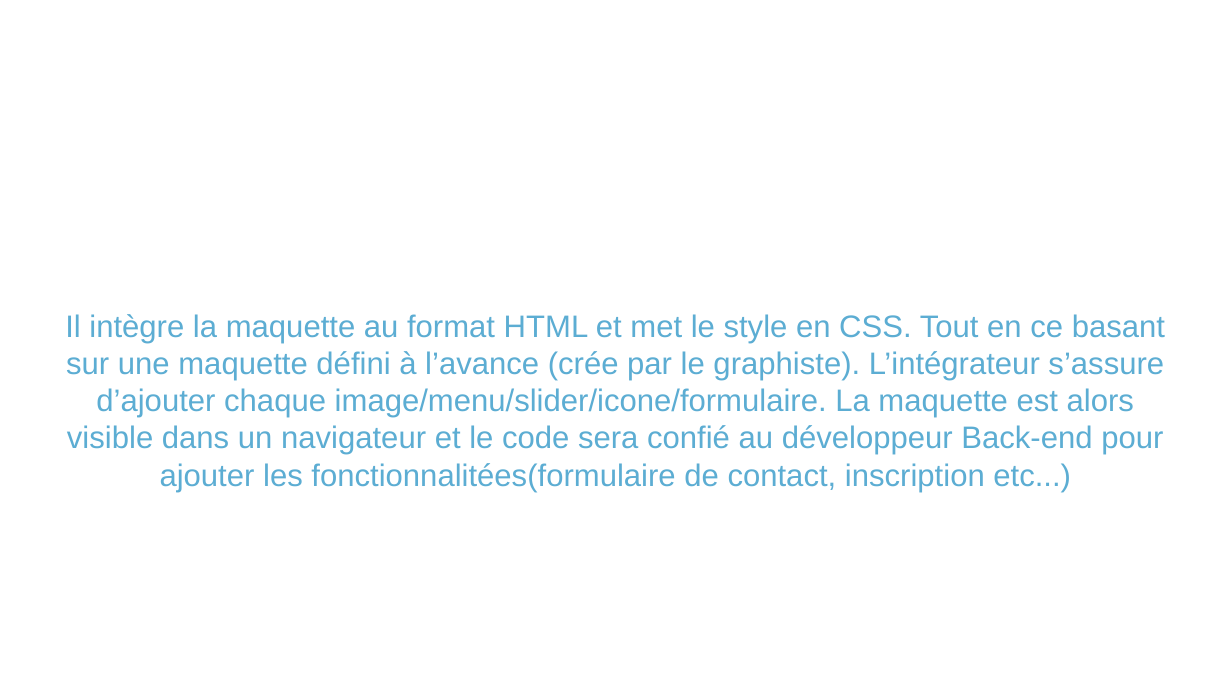
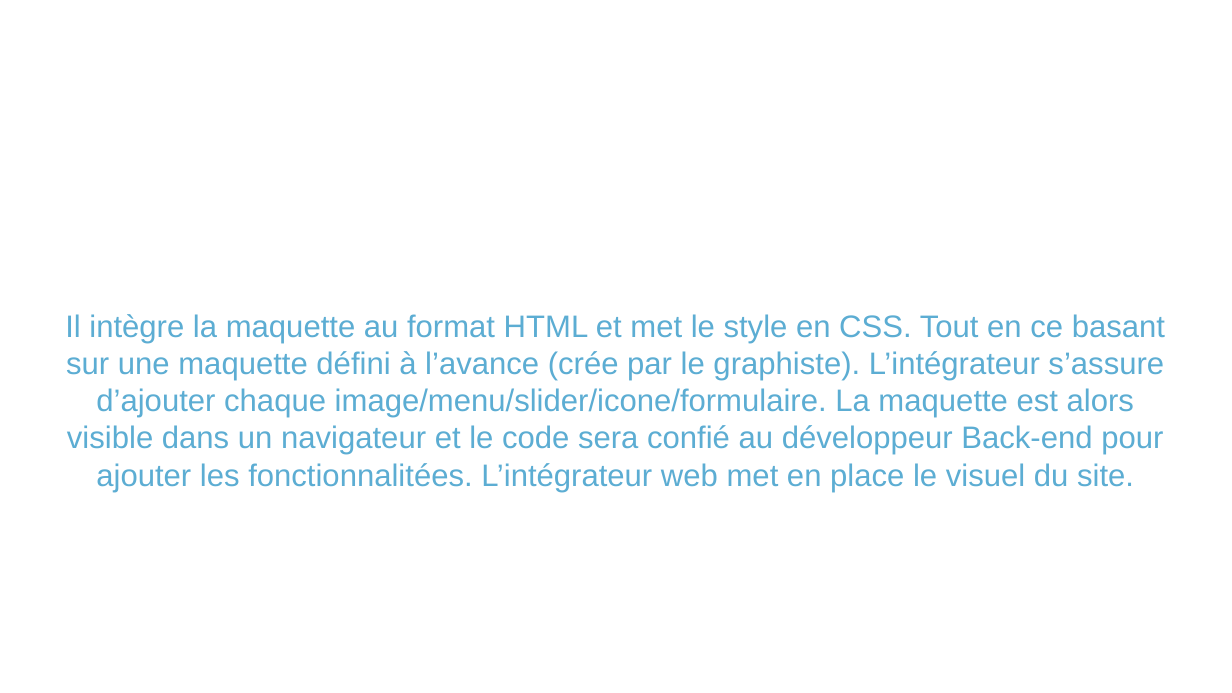
Before and after one commit to anais0210/projet1_openClassRooms, a slide deck: slide 1 of doc/projet1-presentation.odp. Drawn at 1232x693 pixels with LibreOffice and Linux fonts; fonts in the diff are those of the drawing; background and template pictures are left out. Boxes give left, top, right and bottom in pixels: in the first picture for what was removed or moved away, otherwise in the second. Text is boxed around its words. In the diff, an @@ line names an element or a change of style, - is before the commit and + after.

```diff
--- a/doc/projet1-presentation.odp
+++ b/doc/projet1-presentation.odp
@@ subtitle at bbox=[65, 314, 1165, 492]: text changed @@
-Il intègre la maquette au format HTML et met le style en CSS. Tout en ce basant sur une maquette défini à l’avance (crée par le graphiste). L’intégrateur s’assure d’ajouter chaque image/menu/slider/icone/formulaire. La maquette est alors visible dans un navigateur et le code sera confié au développeur Back-end pour ajouter les fonctionnalitées(formulaire de contact, inscription etc...)
+Il intègre la maquette au format HTML et met le style en CSS. Tout en ce basant sur une maquette défini à l’avance (crée par le graphiste). L’intégrateur s’assure d’ajouter chaque image/menu/slider/icone/formulaire. La maquette est alors visible dans un navigateur et le code sera confié au développeur Back-end pour ajouter les fonctionnalitées. L’intégrateur web met en place le visuel du site.
```
Also in this commit, not shown: 1 other slide changed, 1 slide added, 1 slide removed.
